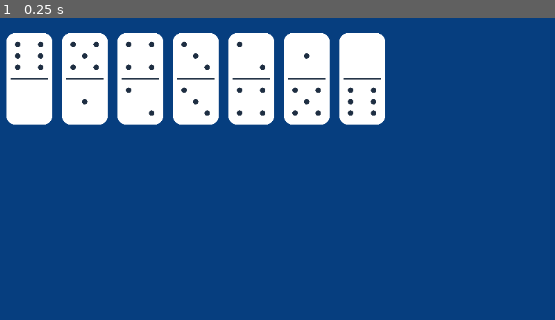
Above: before the commit, frame 1.
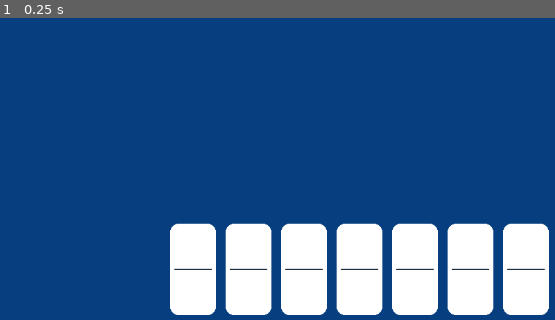
Above: after the commit, the same moment.

Repository: lenny015/capstone-game
Game: Godot game, scene res://scenes/game_board.tscn
Same seed, same stepped clock (60 frames per second), same inputs: the game is played once before the commit and once after it.
Inputs:
- Up to frame 1 (0.25 s): no input

The runs differ from the first frame. In frame 1, 35% of the frame differs, in the area x 1-99%, y 4-99%.

Commit message:
Create basic hand instantiation

Diff:
--- a/scenes/game_board.tscn
+++ b/scenes/game_board.tscn
@@ -1,18 +1,22 @@
-[gd_scene load_steps=2 format=3 uid="uid://bal2psoc1bktl"]
+[gd_scene load_steps=3 format=3 uid="uid://bal2psoc1bktl"]
 
 [ext_resource type="Script" uid="uid://cqf20fecf0uka" path="res://scripts/domino_manager.gd" id="1_tqoos"]
+[ext_resource type="Script" uid="uid://divos1gu6mjf8" path="res://scenes/player_hand.gd" id="2_3wu0g"]
 
 [node name="Game Board" type="Node2D"]
 
+[node name="ColorRect" type="ColorRect" parent="."]
+offset_left = -528.0
+offset_top = -379.0
+offset_right = 1699.0
+offset_bottom = 1008.0
+color = Color(0.023529412, 0.24313726, 0.49803922, 1)
+
 [node name="Camera2D" type="Camera2D" parent="."]
-position = Vector2(576, 324)
-
-[node name="ColorRect" type="ColorRect" parent="."]
-offset_left = -42.0
-offset_top = -70.0
-offset_right = 1200.0
-offset_bottom = 693.0
-color = Color(0.023529412, 0.24313726, 0.49803922, 1)
+anchor_mode = 0
 
 [node name="DominoManager" type="Node2D" parent="."]
 script = ExtResource("1_tqoos")
+
+[node name="PlayerHand" type="Node2D" parent="."]
+script = ExtResource("2_3wu0g")
--- /dev/null
+++ b/scenes/player_hand.gd
@@ -0,0 +1,38 @@
+extends Node2D
+
+const HAND_COUNT = 7
+const DOMINO_SCENE_PATH = "res://scenes/domino.tscn"
+const DOMINO_WIDTH = 80
+const HAND_Y_POS = 575
+
+var player_hand = []
+var center_screen_x
+
+func _ready():
+	center_screen_x = get_viewport().size.x / 2
+
+	var domino_scene = preload(DOMINO_SCENE_PATH)
+	for i in range(HAND_COUNT):
+		var new_domino = domino_scene.instantiate()
+		$"../DominoManager".add_child(new_domino)
+		new_domino.name = "Domino"
+		add_domino_to_hand(new_domino)
+
+func add_domino_to_hand(domino):
+	player_hand.insert(0, domino)
+	update_hand_positions()
+
+func update_hand_positions():
+	for i in range(player_hand.size()):
+		var new_pos = Vector2(calc_domino_pos(i), HAND_Y_POS)
+		var domino = player_hand[i]
+		animate_card_to_position(domino, new_pos)
+
+func calc_domino_pos(index):
+	var total_width = (player_hand.size() -1) * DOMINO_WIDTH
+	var x_offset = center_screen_x + index * DOMINO_WIDTH - total_width / 2
+	return x_offset
+
+func animate_card_to_position(domino, new_pos):
+	var tween = get_tree().create_tween()
+	tween.tween_property(domino, "position", new_pos, 0.1)
--- a/scripts/domino.gd
+++ b/scripts/domino.gd
@@ -6,9 +6,6 @@
 
 @onready var right_pips: AnimatedSprite2D = $Tile/RightPip
 @onready var left_pips: AnimatedSprite2D = $Tile/LeftPip
-
-func _ready():
-	set_values(3, 5)
 
 func set_values(left: int, right: int):
 	left_val = left
--- a/scripts/domino_manager.gd
+++ b/scripts/domino_manager.gd
@@ -1,11 +1,12 @@
 extends Node2D
 
 func _ready():
-	var domino_scene = preload("res://scenes/domino.tscn")
-
-	# Create test dominoes
-	for i in range(7):
-		var domino = domino_scene.instantiate()
-		domino.position = Vector2(100 + i * 80, 300)
-		add_child(domino)
-		domino.set_values(i, 6 - i)
+	pass
+	#var domino_scene = preload("res://scenes/domino.tscn")
+	#
+	## Create test dominoes
+	#for i in range(7):
+		#var domino = domino_scene.instantiate()
+		#domino.position = Vector2(100 + i * 80, 300)
+		#add_child(domino)
+		#domino.set_values(i, 6 - i)
Not shown, added: scenes/player_hand.gd.uid
